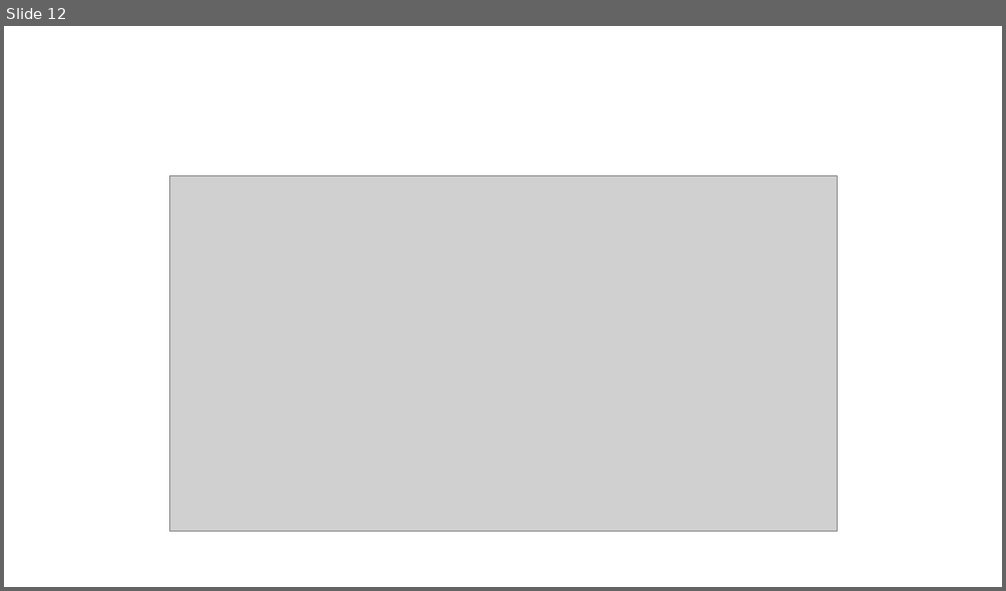
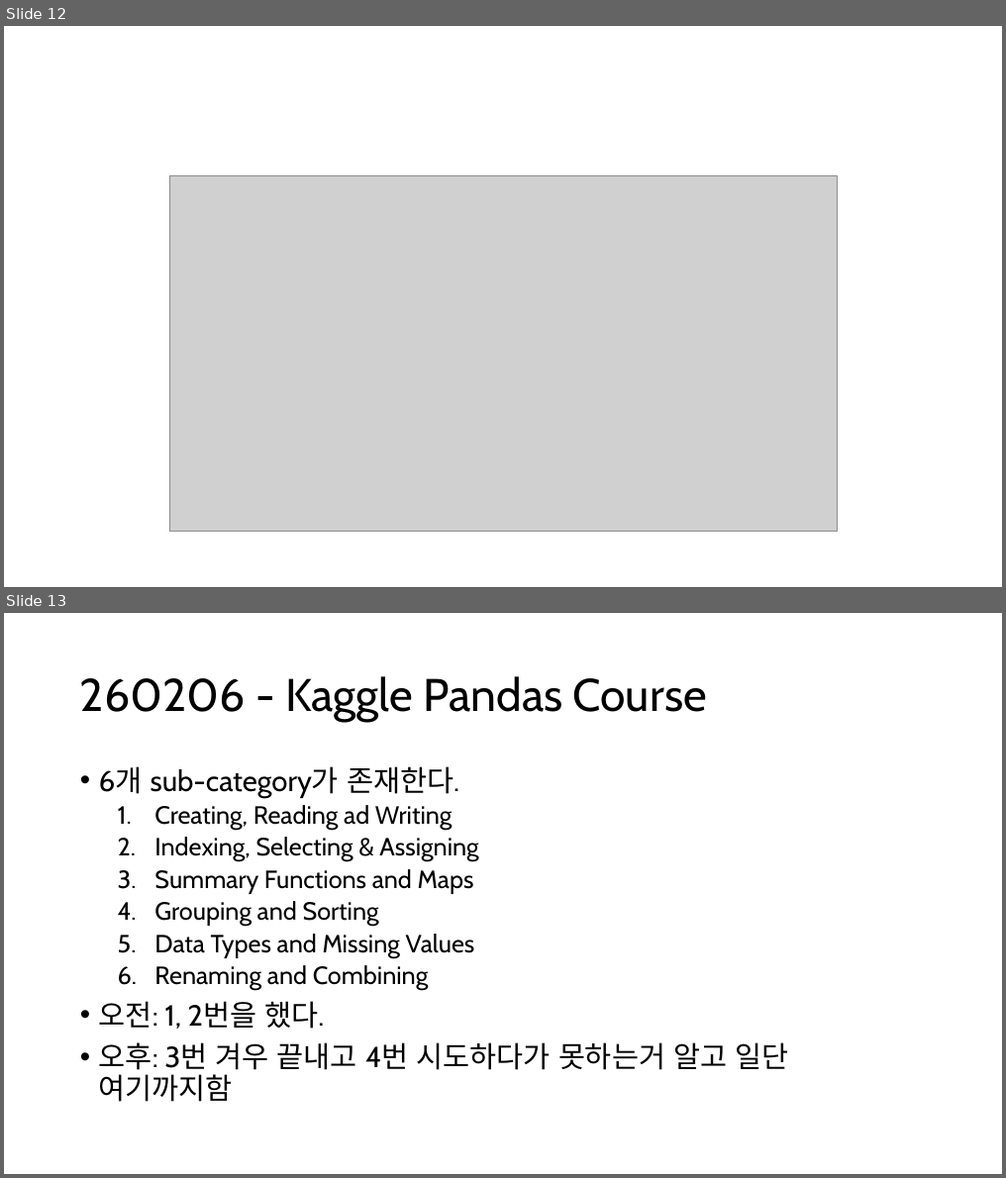
Before and after one commit to calculus0129/kaggle0, a slide deck: Kaggle!.pptx. Shown one above the other, each under a label of ours: slide 12 before the commit, slides 12 and 13 after it. The pictures are 1006x591 and 1006x1178 pixels, drawn with LibreOffice and Linux fonts; fonts in the diff are those of the drawing; grey boxes stand for pictures. Boxes give left, top, right and bottom in pixels: in the first picture for what was removed or moved away, otherwise in the second. Text is boxed around its words. In the diff, an @@ line names an element or a change of style, - is before the commit and + after.

Commit message:
docs: Day 2 complete
260206-kaggle pandas learn recorded

```diff
--- a/Kaggle!.pptx
+++ b/Kaggle!.pptx
@@ slide 13 added at (x1=4, y1=613, x2=1002, y2=1174), background #FFFFFF @@
@@ title added at (x1=80, y1=676, x2=707, y2=722), 44 pt, text #000000 @@
+260206 - Kaggle Pandas Course
@@ text added at (x1=99, y1=766, x2=788, y2=1102), 24 pt, text #000000 @@
+• 6개 sub-category가 존재한다.
+  1. Creating, Reading ad Writing
+  2. Indexing, Selecting & Assigning
+  3. Summary Functions and Maps
+  4. Grouping and Sorting
+  5. Data Types and Missing Values
+  6. Renaming and Combining
+• 오전: 1, 2번을 했다.
+• 오후: 3번 겨우 끝내고 4번 시도하다가 못하는거 알고 일단 여기까지함
```
Also in this commit, not shown: 9 other slides added, 3 other files.
